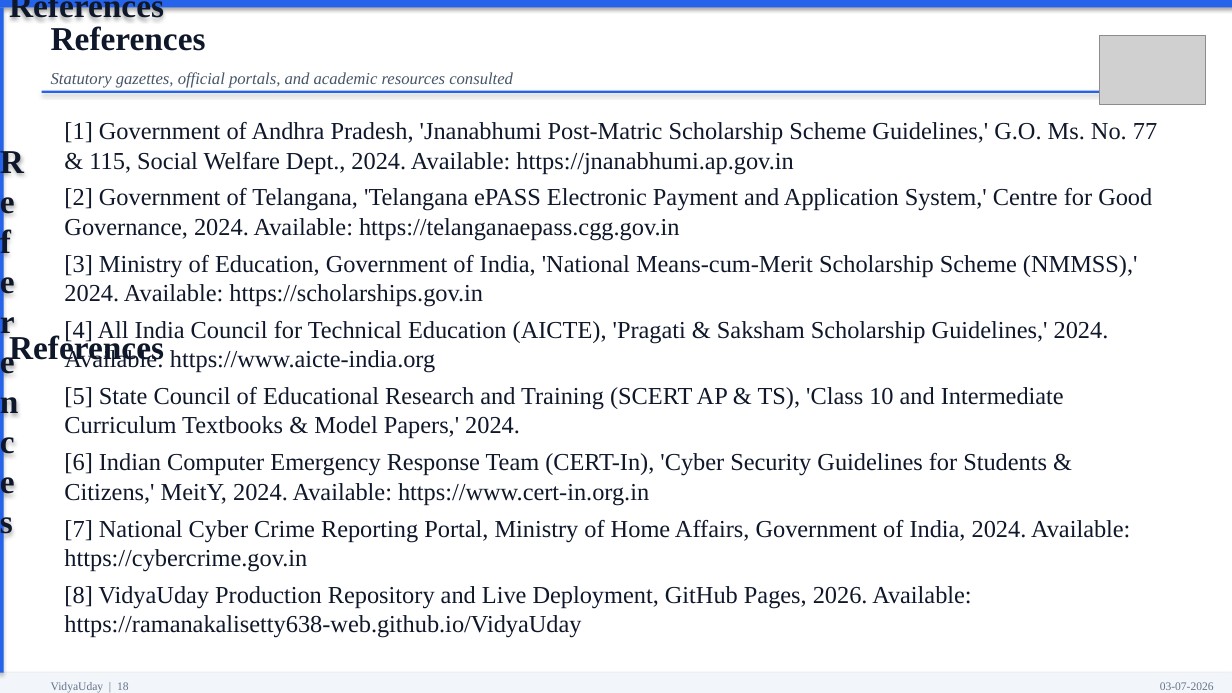
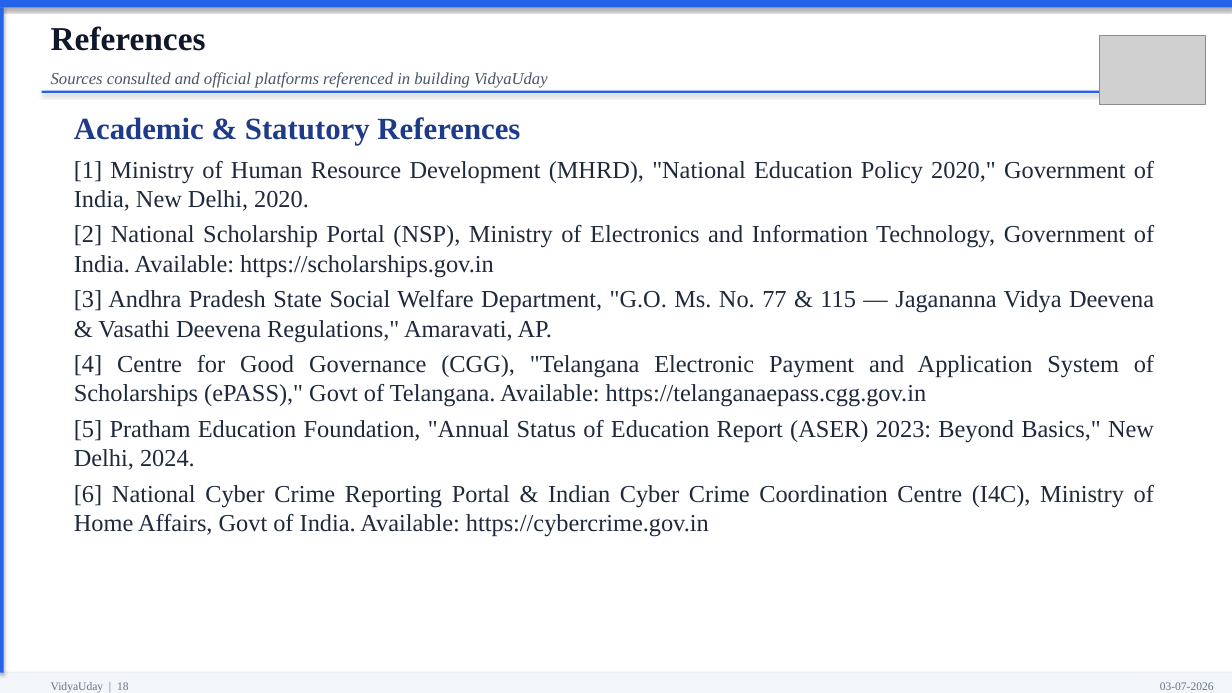
Before and after one commit to ramanakalisetty638-web/VidyaUday, a slide deck: slide 18 of VidyaUday_Official_Review_Presentation.pptx. Drawn at 1232x693 pixels with LibreOffice and Linux fonts; fonts in the diff are those of the drawing; grey boxes stand for pictures. Boxes give left, top, right and bottom in pixels: in the first picture for what was removed or moved away, otherwise in the second. Text is boxed around its words. In the diff, an @@ line names an element or a change of style, - is before the commit and + after.

Commit message:
Fix PPT: eliminate duplicate text, align and justify all slides, clean template borders, 4 screenshots grid

```diff
--- a/VidyaUday_Official_Review_Presentation.pptx
+++ b/VidyaUday_Official_Review_Presentation.pptx
@@ text in rectangle at <box>0,0,1232,693</box>: text removed @@
-References
@@ text in rectangle at <box>9,0,164,23</box>: text removed @@
-References
@@ text "References" at <box>51,26,206,51</box>: less space between paragraphs @@
@@ text at <box>51,72,548,87</box>: text changed @@
-Statutory gazettes, official portals, and academic resources consulted
+Sources consulted and official platforms referenced in building VidyaUday
@@ text at <box>74,117,1154,537</box>: text changed; text colour #0F172A to #1E293B @@
-[1] Government of Andhra Pradesh, 'Jnanabhumi Post-Matric Scholarship Scheme Guidelines,' G.O. Ms. No. 77 & 115, Social Welfare Dept., 2024. Available: https://jnanabhumi.ap.gov.in
-[2] Government of Telangana, 'Telangana ePASS Electronic Payment and Application System,' Centre for Good Governance, 2024. Available: https://telanganaepass.cgg.gov.in
-[3] Ministry of Education, Government of India, 'National Means-cum-Merit Scholarship Scheme (NMMSS),' 2024. Available: https://scholarships.gov.in
-[4] All India Council for Technical Education (AICTE), 'Pragati & Saksham Scholarship Guidelines,' 2024. Available: https://www.aicte-india.org
-[5] State Council of Educational Research and Training (SCERT AP & TS), 'Class 10 and Intermediate Curriculum Textbooks & Model Papers,' 2024.
-[6] Indian Computer Emergency Response Team (CERT-In), 'Cyber Security Guidelines for Students & Citizens,' MeitY, 2024. Available: https://www.cert-in.org.in
-[7] National Cyber Crime Reporting Portal, Ministry of Home Affairs, Government of India, 2024. Available: https://cybercrime.gov.in
-[8] VidyaUday Production Repository and Live Deployment, GitHub Pages, 2026. Available: https://ramanakalisetty638-web.github.io/VidyaUday
+Academic & Statutory References
+[1] Ministry of Human Resource Development (MHRD), "National Education Policy 2020," Government of India, New Delhi, 2020.
+[2] National Scholarship Portal (NSP), Ministry of Electronics and Information Technology, Government of India. Available: https://scholarships.gov.in
+[3] Andhra Pradesh State Social Welfare Department, "G.O. Ms. No. 77 & 115 — Jagananna Vidya Deevena & Vasathi Deevena Regulations," Amaravati, AP.
+[4] Centre for Good Governance (CGG), "Telangana Electronic Payment and Application System of Scholarships (ePASS)," Govt of Telangana. Available: https://telanganaepass.cgg.gov.in
+[5] Pratham Education Foundation, "Annual Status of Education Report (ASER) 2023: Beyond Basics," New Delhi, 2024.
+[6] National Cyber Crime Reporting Portal & Indian Cyber Crime Coordination Centre (I4C), Ministry of Home Affairs, Govt of India. Available: https://cybercrime.gov.in
```
Also in this commit, not shown: 15 other slides changed, 1 slide added, 1 slide removed, 1 other file.
